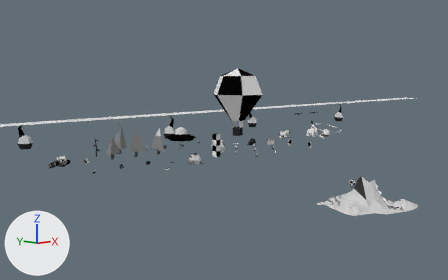
A saved change to the Blender file assets/models.blend.
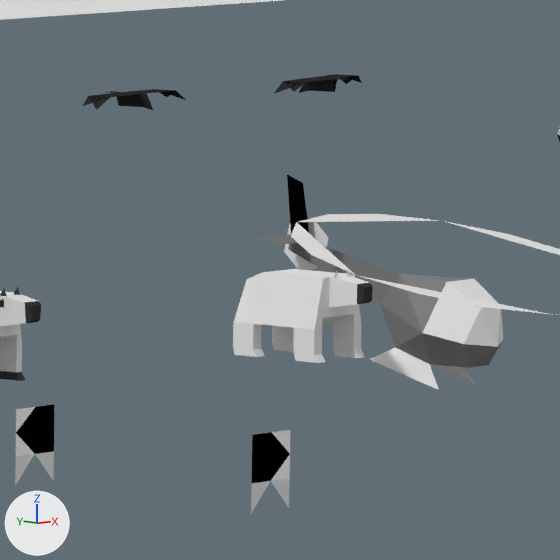
The first picture shows the older version from a 50 mm lens placed at (-119.2, -177.6, 31.2), pointed at (27.5, -26.4, 6.6). The close-ups show both versions on the part from 64% to 75% of the width and 38% to 55% of the height of that picture; other places that the commit changed are outside them. Arrows for +X, +Y and +Z are at lower left; the lights stay in place.

Before the edit, the objects in view are built like this:
```python
me_cube_007 = bpy.data.meshes.new('Cube.007')
me_cube_007.from_pydata(...)  # 76 vertices, 68 faces; spans x -1.5..1.5, y -3.43..2.0, z -2.3..1.27
# faces by material slot: [63, 5]
me_cube_007.materials.append(mat_cow)  # white #e7e7e7
me_cube_007.materials.append(mat_nose)  # black #3a3a3a
me_cube_022 = bpy.data.meshes.new('Cube.022')
me_cube_022.from_pydata(...)  # 40 vertices, 28 faces; spans x -8.1..7.6, y -1.3..0.8, z 12.4..13.0
me_cube_022.materials.append(mat_eagle)  # black #2d2d2d
me_plane_001 = bpy.data.meshes.new('Plane.001')
me_plane_001.from_pydata(...)  # 94 vertices, 72 faces; spans x -128.0..128.0, y -5.0..5.0, z 12.0..18.0
# faces by material slot: [12, 20, 32, 8]
me_plane_001.materials.append(mat_invisible)  # white #e7e7e7
me_plane_001.materials.append(mat_shades)  # black #2c2c2c
me_plane_001.materials.append(mat_snow)  # light grey #cfcfcf
me_plane_001.materials.append(mat_flag)  # black #020202
ob_bear = bpy.data.objects.new('bear', me_cube_007)
ob_bear.location = (110.0, 0.0, 2.0)
ob_cabins = bpy.data.objects.new('cabins', me_plane_001)
ob_cabins.location = (0.0, -40.0, 0.0)
ob_eagles = bpy.data.objects.new('eagles', me_cube_022)
ob_eagles.location = (80.0, -20.0, 0.0)
# also in view: 'goleft' at (70.0, -20.0, 1.3); 'goright' at (70.0, -30.0, 1.3); 'helo' at (63.5, 0.7, 1.7); 'cow' at (90.0, -0.3, 1.8)
```
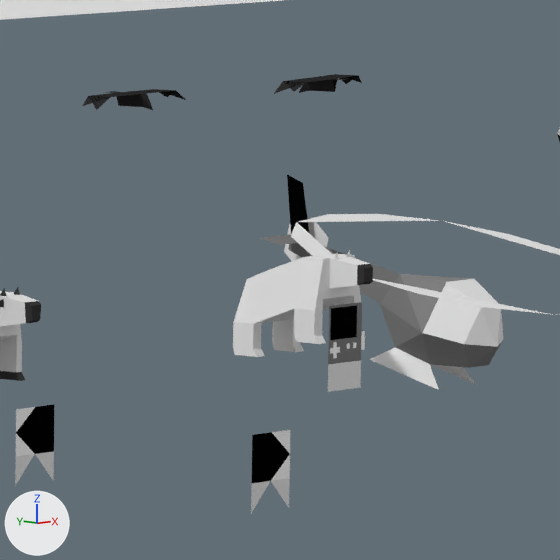
Changed parts and their boxes (x1, y1, x2, y2) in the close-ups (560 x 560 px; the box of a moved part takes in the faces that stretch with it):
'bear', reshaped, moved (14% taller)
    before: (233, 269, 373, 363)
    after: (233, 250, 373, 357)
'playdate', added
    after: (328, 302, 365, 392)
    faces in mat_light_warning (grey #7d7d7d): (328, 302, 362, 364)
    faces in mat_invisible (white #e7e7e7): (328, 360, 361, 392)
    faces in mat_red_warning (black #030303): (330, 305, 357, 340)
    faces in mat_white_warning (white #ffffff): (330, 331, 365, 358)
part 1 of me_cube_007, moved or reshaped
    before: (329, 275, 373, 307)
    after: (329, 256, 373, 289)
part 2 of me_cube_007, moved or reshaped
    before: (345, 269, 351, 276)
    after: (346, 250, 351, 257)
part 3 of me_cube_007, moved or reshaped
    before: (333, 271, 338, 278)
    after: (333, 251, 339, 259)
part 4 of me_cube_007, moved or reshaped
    before: (233, 273, 294, 357)
    after: (233, 273, 304, 357)
part 5 of me_cube_007, moved or reshaped
    before: (294, 319, 325, 363)
    after: (294, 299, 326, 344)
part 6 of me_cube_007, moved or reshaped
    before: (322, 314, 365, 358)
    after: (254, 295, 359, 324)
part 7 of me_cube_007, moved or reshaped
    before: (254, 272, 323, 329)
    after: (254, 257, 323, 323)
part 8 of me_cube_007, moved or reshaped
    before: (264, 269, 361, 323)
    after: (307, 254, 361, 302)

The change, as a list of edits to the scene's bpy script:
```text
Change me_cube_007:
    where me_cube_007.from_pydata(...)  # 76 vertices, 68 faces; spans x -1.5..1.5, y -3.43..2.0, z -2.3..1.27
    used by ob_bear; location = (110.0, 0.0, 2.0)
    me_cube_007 part 1: the loose piece of 12 vertices spanning x -0.6..0.6, y -3.43..-2.0, z -0.2..1.0 is moved by (0.0, 0.0, 2.75)
    me_cube_007 part 2: the loose piece of 4 vertices spanning x 0.24..0.54, y -2.21..-2.0, z 0.97..1.27 is moved by (0.0, 0.0, 2.75)
    me_cube_007 part 3: the loose piece of 4 vertices spanning x -0.54..-0.24, y -2.21..-2.0, z 0.97..1.27 is moved by (0.0, 0.0, 2.75)
    me_cube_007 part 4: all 28 vertices in x -1.5..1.5, y 0.81..2.0, z -2.3..1.0 are moved by (0.0, 0.0, 2.0)
    me_cube_007 part 5: all 12 vertices in x -1.5..-1.0, y -2.19..-1.0, z -2.3..-0.58 are moved by (0.0, 0.0, 2.75)
    me_cube_007 part 6: all 12 vertices in x 1.0..1.5, y -2.19..-1.0, z -2.3..-0.58 are moved by (0.0, 0.0, 2.75)
    me_cube_007 part 7: all 2 vertices in x -1.0, y -2.0..-1.0, z 1.0 are moved by (0.0, 0.0, 2.75)
    me_cube_007 part 8: all 2 vertices in x 1.0, y -2.0..-1.0, z 1.0 are moved by (0.0, 0.0, 2.75)
Add me_cone_003:
    me_cone_003.from_pydata(...)  # 37 vertices, 28 faces, 1 loose edge; spans x -1.0..1.2, y 0.0, z -0.03..3.2
    # faces by material slot: [1, 1, 8, 18]
    me_cone_003.materials.append(mat_invisible)  # white #e7e7e7
    me_cone_003.materials.append(mat_red_warning)  # black #030303
    me_cone_003.materials.append(mat_white_warning)  # white #ffffff
    me_cone_003.materials.append(mat_light_warning)  # grey #7d7d7d
Change ob_bear:
    ob_bear.location: (110.0, 0.0, 2.0) -> (110.0, 0.0, 0.0)
Add ob_playdate:
    ob_playdate = bpy.data.objects.new('playdate', me_cone_003)
    ob_playdate.location = (100.0, -10.0, 0.0)
```
